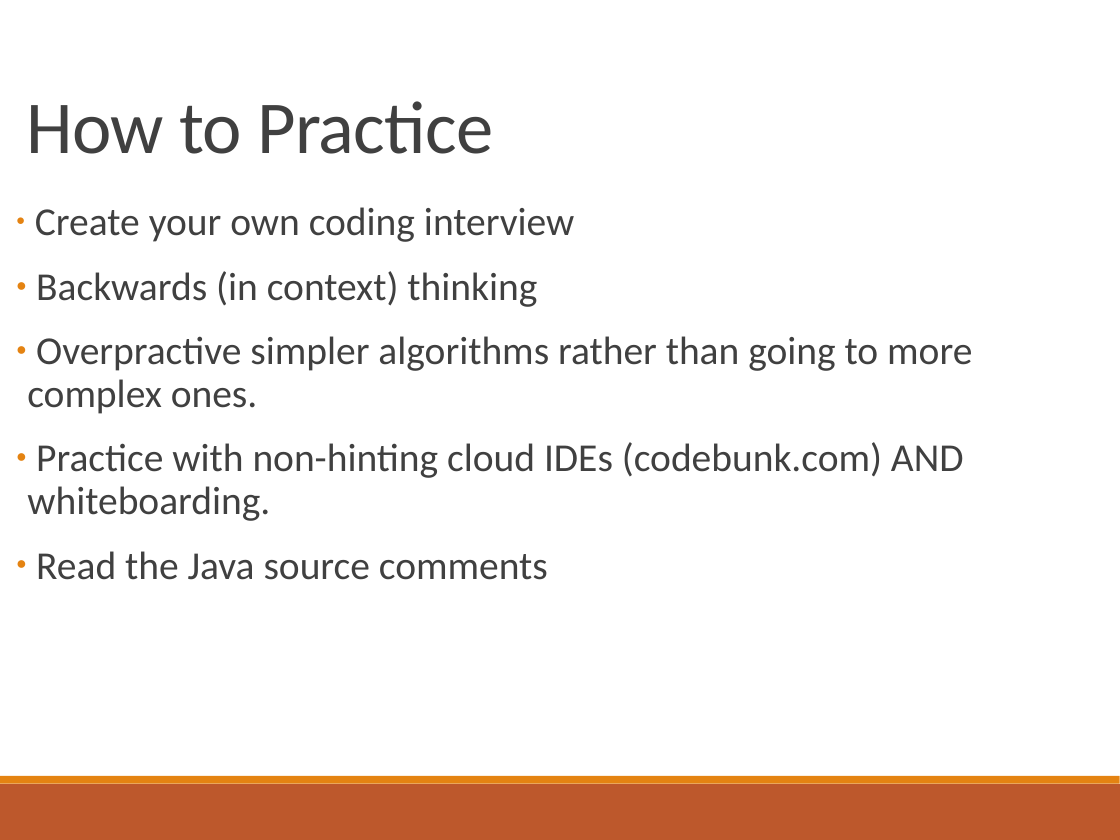
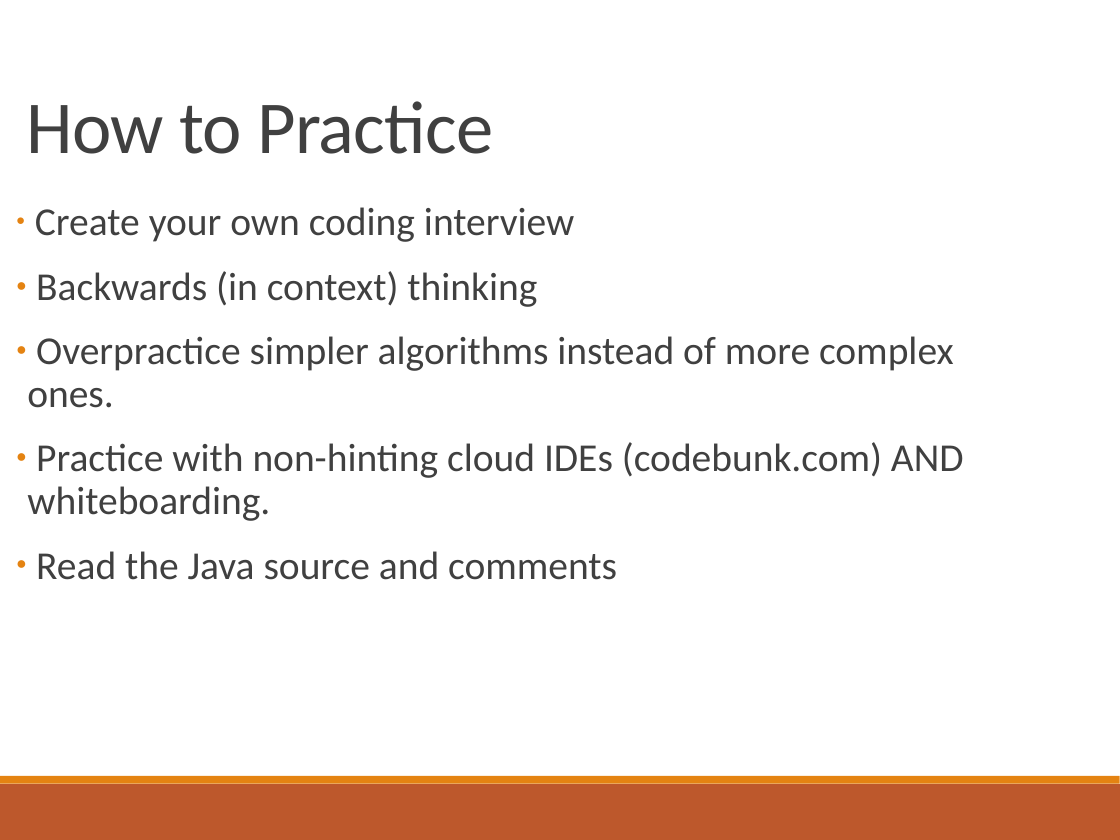
Before and after one commit to aaron678/coding-interview, a slide deck: slide 9 of presentationSlides3.pptx. Drawn at 1120x840 pixels with LibreOffice and Linux fonts; fonts in the diff are those of the drawing. Boxes give left, top, right and bottom in pixels: in the first picture for what was removed or moved away, otherwise in the second. Text is boxed around its words. In the diff, an @@ line names an element or a change of style, - is before the commit and + after.

Commit message:
Proofreading, added slide on Java sources.

```diff
--- a/presentationSlides3.pptx
+++ b/presentationSlides3.pptx
@@ text at <box>27,336,954,408</box>: text changed @@
-● Overpractive simpler algorithms rather than going to more complex ones.
+● Overpractice simpler algorithms instead of more complex ones.
@@ text at <box>36,551,617,580</box>: text changed @@
-● Read the Java source comments
+● Read the Java source and comments
```
Also in this commit, not shown: 5 other slides changed, 1 slide added.
